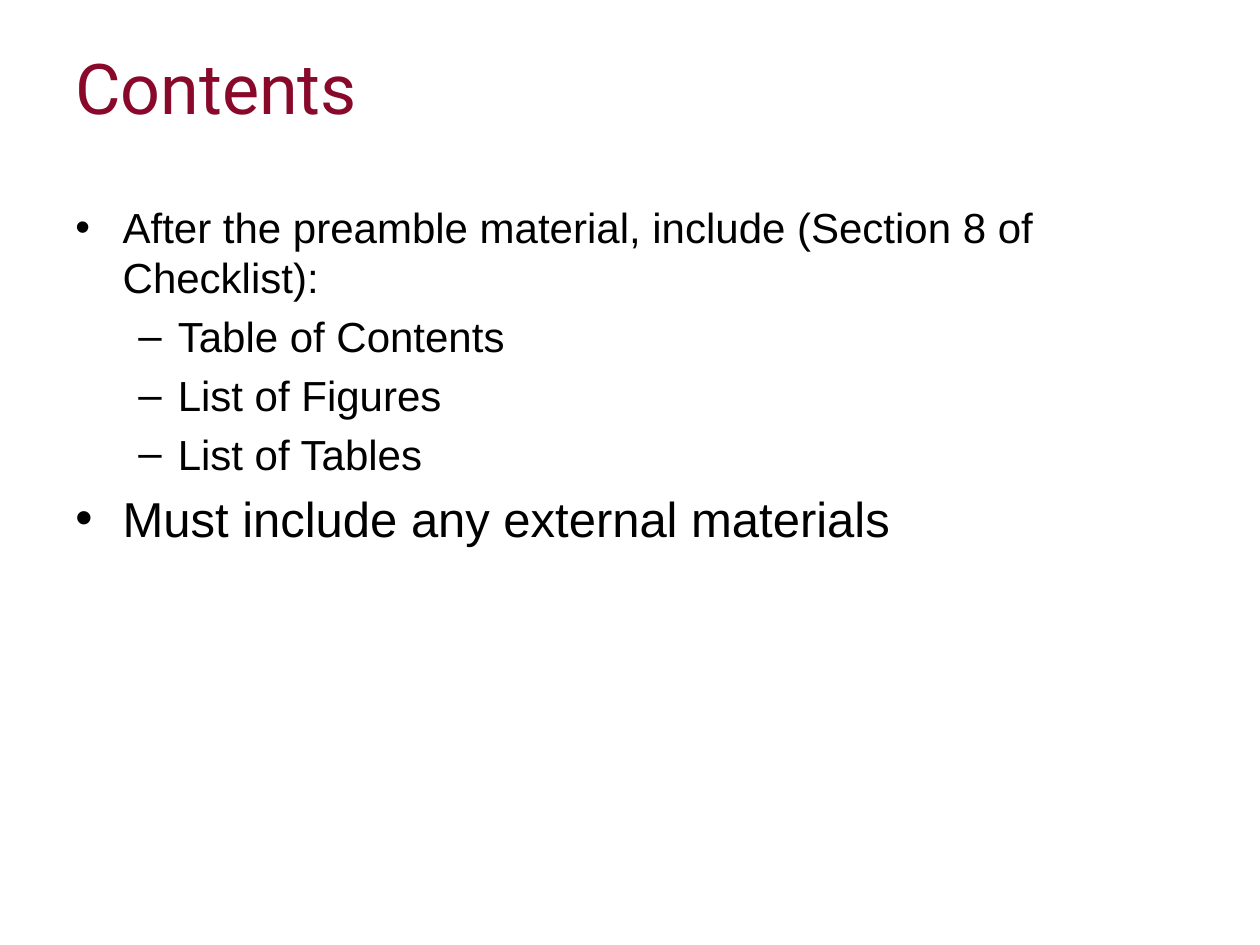
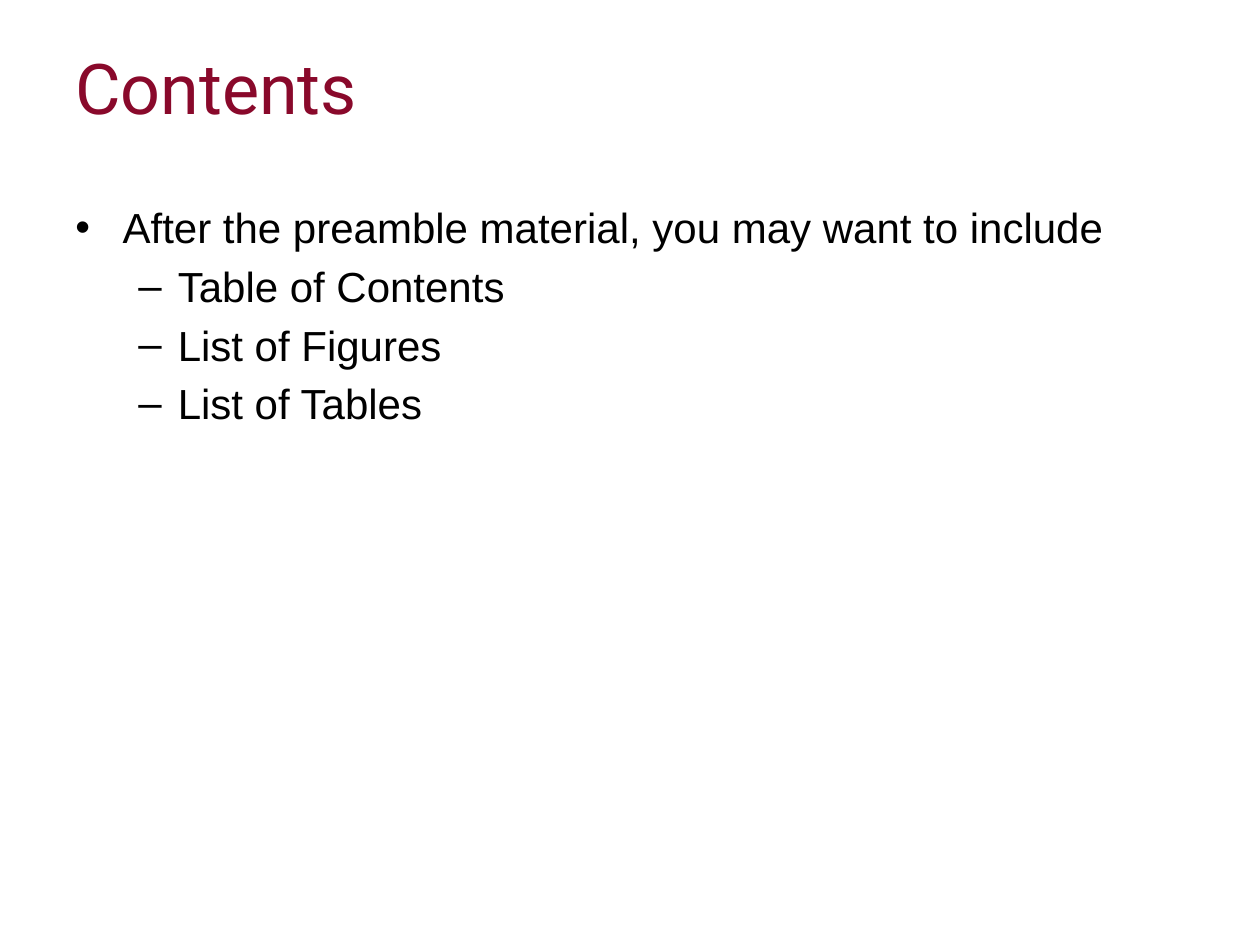
Before and after one commit to ImperialCollegeLondon/RCDS-writing-theses-in-latex, a slide deck: slide 16 of Writing Theses in Latex Slides.pptx. Drawn at 1260x945 pixels with LibreOffice and Linux fonts; fonts in the diff are those of the drawing; background and template pictures are left out. Boxes give left, top, right and bottom in pixels: in the first picture for what was removed or moved away, otherwise in the second. Text is boxed around its words. In the diff, an @@ line names an element or a change of style, - is before the commit and + after.

```diff
--- a/Writing Theses in Latex Slides.pptx
+++ b/Writing Theses in Latex Slides.pptx
@@ text at (123,212,1103,252): text changed @@
-• After the preamble material, include (Section 8 of Checklist):
+• After the preamble material, you may want to include
@@ text at (123,501,890,547): paragraph removed @@
-• Must include any external materials
```
Also in this commit, not shown: 2 other files.
